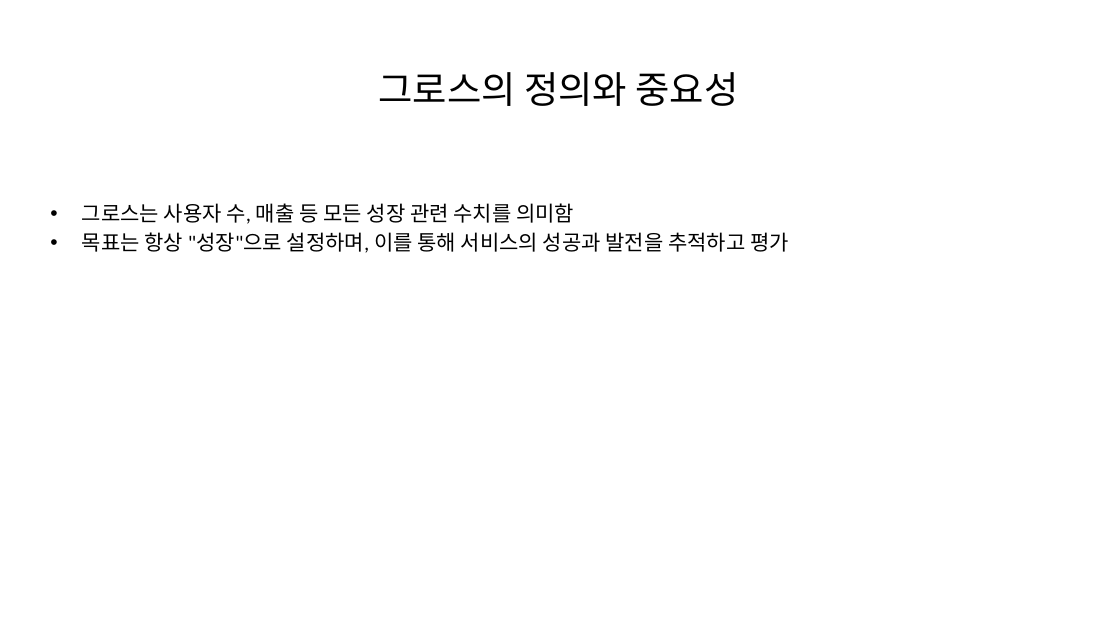
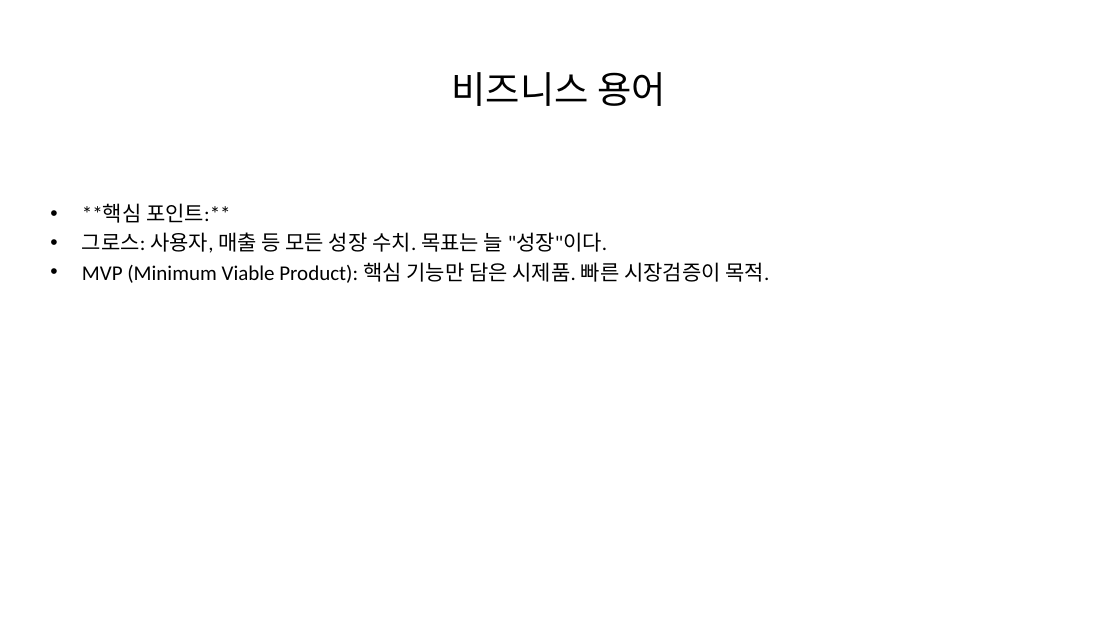
Before and after one commit to devna0111/FlowMate, a slide deck: slide 5 of uploads/pptx_sample.pptx (slide 3 before the commit). Drawn at 1120x630 pixels with LibreOffice and Linux fonts; fonts in the diff are those of the drawing. Boxes give left, top, right and bottom in pixels: in the first picture for what was removed or moved away, otherwise in the second. Text is boxed around its words. In the diff, an @@ line names an element or a change of style, - is before the commit and + after.

```diff
--- a/uploads/pptx_sample.pptx
+++ b/uploads/pptx_sample.pptx
@@ title at [451, 72, 666, 106]: text changed @@
-그로스의 정의와 중요성
+비즈니스 용어
@@ text at [82, 203, 769, 283]: text changed @@
-• 그로스는 사용자 수, 매출 등 모든 성장 관련 수치를 의미함
-• 목표는 항상 "성장"으로 설정하며, 이를 통해 서비스의 성공과 발전을 추적하고 평가
+• **핵심 포인트:**
+• 그로스: 사용자, 매출 등 모든 성장 수치. 목표는 늘 "성장"이다.
+• MVP (Minimum Viable Product): 핵심 기능만 담은 시제품. 빠른 시장검증이 목적.
```
Also in this commit, not shown: 2 other slides changed, 6 slides added, 5 slides removed, 7 other files.
